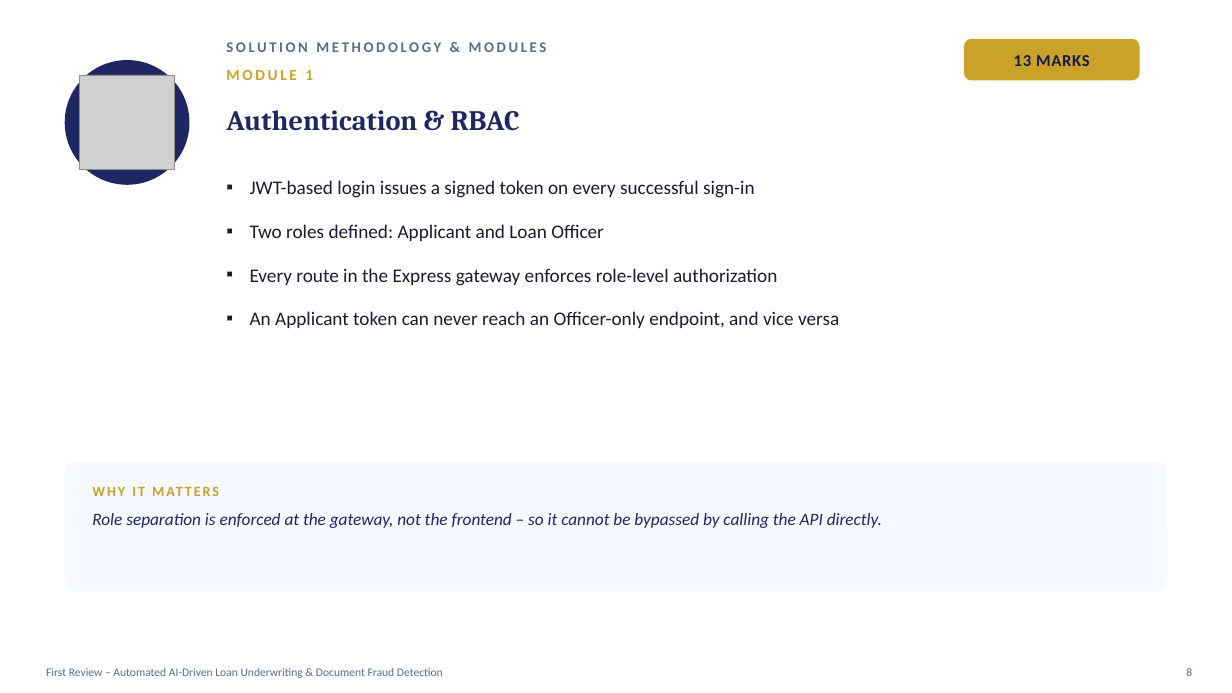
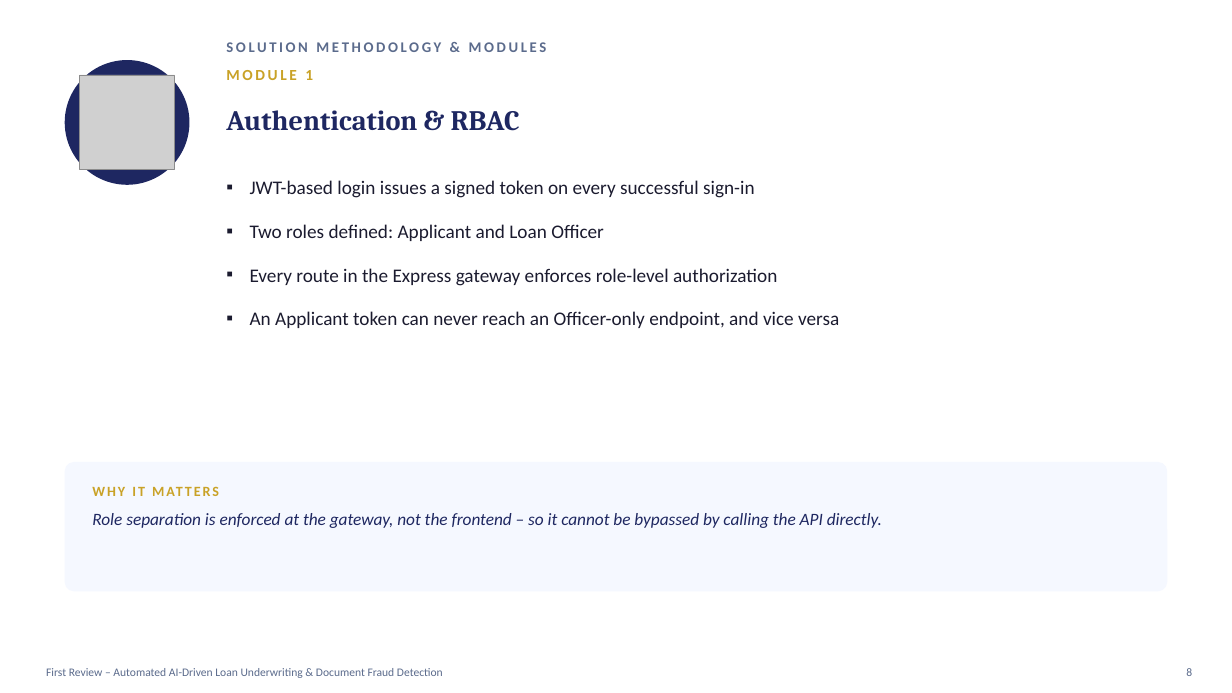
Before and after one commit to naresh-srinivasan/loan_tampering, a slide deck: slide 8 of Review-Presentation-Rubric.pptx. Drawn at 1232x693 pixels with LibreOffice and Linux fonts; fonts in the diff are those of the drawing; grey boxes stand for pictures. Boxes give left, top, right and bottom in pixels: in the first picture for what was removed or moved away, otherwise in the second. Text is boxed around its words. In the diff, an @@ line names an element or a change of style, - is before the commit and + after.

```diff
--- a/Review-Presentation-Rubric.pptx
+++ b/Review-Presentation-Rubric.pptx
@@ rounded rectangle removed at bbox=[964, 39, 1140, 80] @@
@@ text removed at bbox=[1014, 55, 1089, 66] @@
-13 MARKS
```
Also in this commit, not shown: 5 other slides changed, 2 slides added, 1 slide removed.
